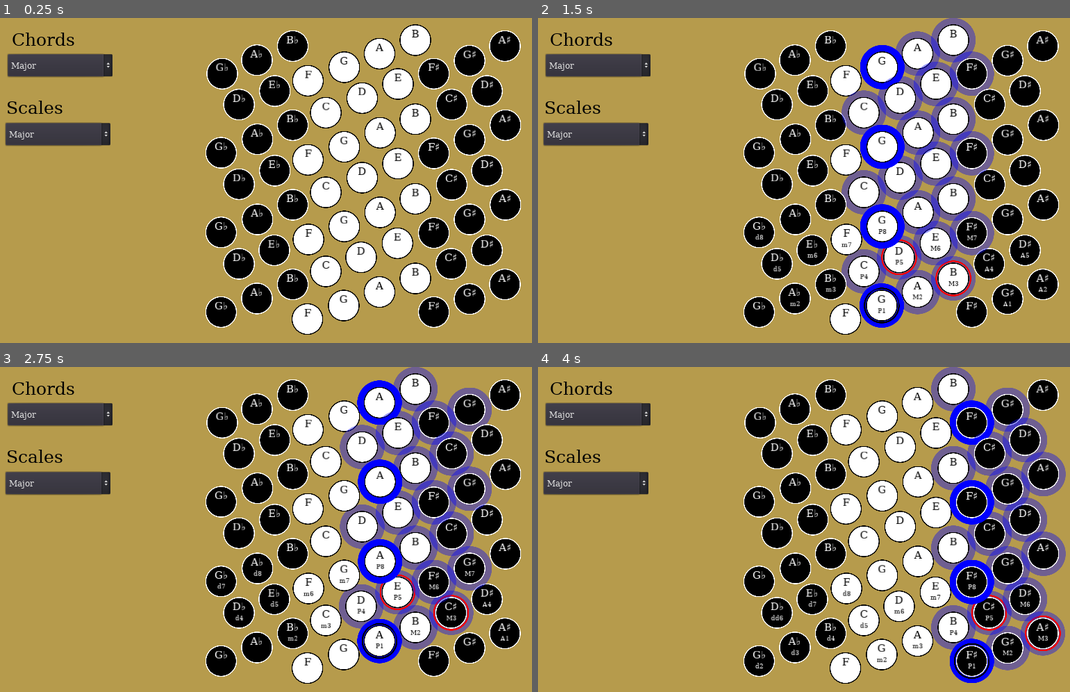
Above: before the commit, frames 1-4 (two rows, left to right).
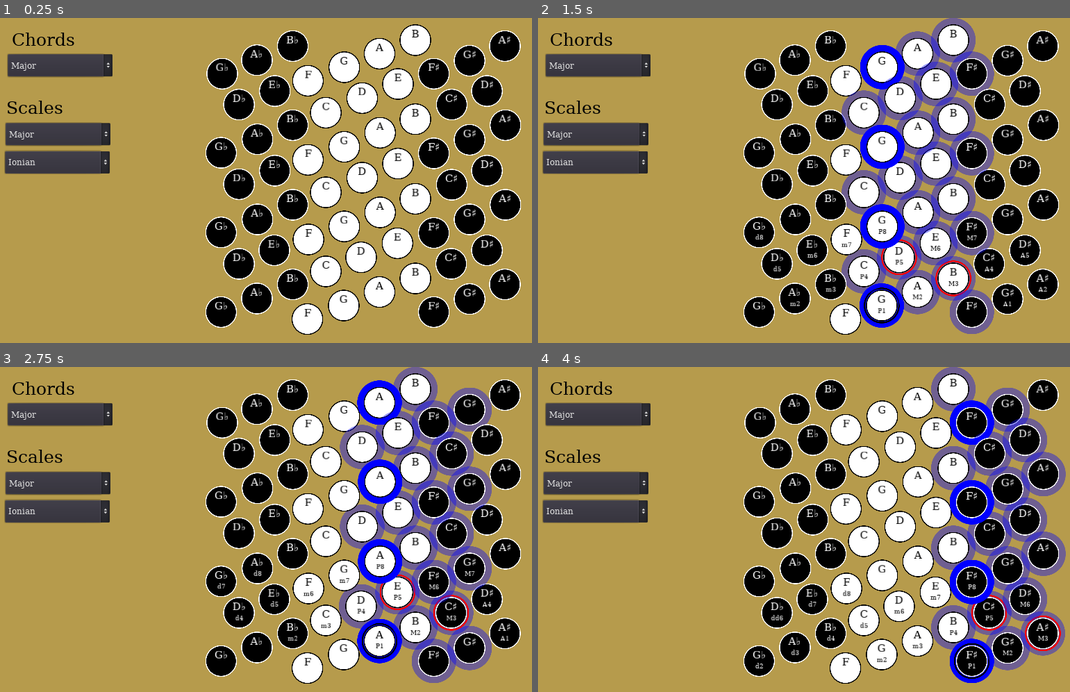
Above: after the commit, the same moments.

Repository: fkberthold/StrisoView
Game: Godot game, scene res://Main.tscn
Two runs of this game, one before a commit and one after it. Both use one fixed random seed, a clock stepped at 60 frames per second and the inputs below.
Inputs:
- Up to frame 1 (0.25 s): no input
- Up to frame 2 (1.5 s): click "F" at 0.5 s; click "G" at 1.25 s
- Up to frame 3 (2.75 s): click "A" at 2 s
- Up to frame 4 (4 s): click "B" at 2.75 s; click "F♯" at 3.5 s

The runs differ from the first frame. In frame 1, 1.5% of the frame differs, in the area x 0-21%, y 40-49%; in frame 2, 1.9%; in frame 3, 2.3%, in the area x 0-93%, y 40-98%; in frame 4, 1.5%.

Commit message:
Remaining scales added

Diff:
--- a/Main.gd
+++ b/Main.gd
@@ -4,6 +4,7 @@
 # Declare member variables here. Examples:
 # var a = 2
 # var b = "text"
+var scale_names = []
 
 func set_chords():
 	$Chords/ChordsList.add_item("Major")
@@ -14,11 +15,15 @@
 	$Chords/ChordsList.add_item("Suspended 2nd")
 
 func set_scales():
-	$Scales/ScalesList.add_item("Major")
-	$Scales/ScalesList.add_item("Minor")
+	for scale in $SBoard.scales:
+		scale_names.append(scale)
+		$Scales/ScalesList.add_item(scale)
+
+
 
 func set_modes():
-	pass
+	for mode in $SBoard.modes:
+		$Scales/ModesList.add_item(mode)
 
 # Called when the node enters the scene tree for the first time.
 func _ready():
@@ -27,11 +32,16 @@
 	set_modes()
 
 
-
 func _on_Chords_item_selected(index):
 	var chord_names = ["major","augmented","minor", "diminished", "sus4", "sus2"]
 	$SBoard.set_chord(chord_names[index], true)
 
 func _on_ScalesList_item_selected(index):
-	var scale_names = ["Major", "Minor"]
 	$SBoard.set_music_scale(scale_names[index])
+	if scale_names[index] == "Major":
+		$Scales/ModesList.visible = true
+	else:
+		$Scales/ModesList.visible = false
+
+func _on_ModesList_item_selected(index):
+	$SBoard.set_music_mode(index)
--- a/Main.tscn
+++ b/Main.tscn
@@ -92,7 +92,6 @@
 }
 
 [node name="ModesList" type="OptionButton" parent="Scales"]
-visible = false
 margin_left = 6.02638
 margin_top = 106.385
 margin_right = 199.026
@@ -131,5 +130,6 @@
 }
 [connection signal="item_selected" from="Chords/ChordsList" to="." method="_on_Chords_item_selected"]
 [connection signal="item_selected" from="Scales/ScalesList" to="." method="_on_ScalesList_item_selected"]
+[connection signal="item_selected" from="Scales/ModesList" to="." method="_on_ModesList_item_selected"]
 [connection signal="toggled" from="chkSound" to="SBoard" method="_on_chkSound_toggled"]
 [connection signal="toggled" from="chkLock" to="SBoard" method="_on_chkLock_toggled"]
--- a/Scenes/SBoard.gd
+++ b/Scenes/SBoard.gd
@@ -2,8 +2,17 @@
 
 var sel_button = null
 const scales = {"Major":["P1", "M2", "M3", "P4", "P5", "M6", "M7"],
-				"Minor":["P1", "M2", "m3", "P4", "P5", "m6", "m7"]}
+				"Natural Minor": ["P1", "M2", "m3", "P4", "P5", "m6", "m7"],
+				"Harmonic Minor": ["P1", "M2", "m3", "P4", "P5", "m6", "M7"],
+				"Harmonic Major":["P1","M2","M3","P4","P5","m6","M7"],
+				"Double Harmonic":["P1","m2","M3","P4","P5","m6","M7"],
+				"Hungarian Minor":["P1","M2","m3","A4","P5","m6","M7"],
+				"Major Pentatonic":["P1","M2","M3","P5","M6"],
+				"Minor Pentatonic":["P1","m3","P4","P5","m7"],
+				"Six-Note Blues":["P1", "m3","P4","A4","P5","m7"]}
+const modes = ["Ionian", "Dorian", "Phrygian", "Lydian", "Mixolydian", "Aeolian", "Locrian"]
 var sel_scale = "Major"
+var sel_mode = 0
 
 # Declare member variables here. Examples:
 # var a = 2
@@ -28,6 +37,7 @@
 
 	var cur_note_name
 	var base_coords = []
+	var least_coord = [INF, INF]
 
 	if sel_button:
 		cur_note_name = sel_button.get_node("Note").text
@@ -35,11 +45,28 @@
 	for button in self.get_children():
 		button.button_selected(null, null, null, null)
 		button.hide_scale()
+
+	if not sel_button:
+		return
+
 	for button in self.get_children():
 		button.button_selected(degree, note_name, row, col)
 		if(cur_note_name == button.get_node("Note").text):
-			button.show_root()
+			if button.row < least_coord[0]:
+				least_coord = [button.row, button.col]
 			base_coords.append([button.row, button.col])
+
+	var p8 = [2,1]
+	var below_least_coord = [least_coord[0] - p8[0], least_coord[1] - p8[1]]
+	base_coords.append(below_least_coord)
+	var base_interval
+
+	if sel_scale == "Major":
+		base_interval = scales[sel_scale][sel_mode]
+	else:
+		base_interval = scales[sel_scale][0]
+
+
 
 	for button in self.get_children():
 		var b_row = button.row
@@ -47,10 +74,10 @@
 		var mod_coords = []
 		for base_coord in base_coords:
 			var mod_coord = [b_row - base_coord[0], b_col - base_coord[1]]
-			if mod_coord == [0,0]:
+			var interval = button.relative_int.get(mod_coord)
+			if interval == base_interval:
 				button.show_root()
 				break
-			var interval = button.relative_int.get(mod_coord)
 			if interval in scales[sel_scale]:
 				button.show_scale()
 				break
@@ -62,14 +89,18 @@
 			button.chord_vis = chord
 		else:
 			button.chord_vis = null
+	if sel_button:
+		button_selected(sel_button, sel_button.full_degree, sel_button.get_node("Note").text, sel_button.row, sel_button.col)
 
 func set_music_scale(scale):
 	sel_scale = scale
+	if sel_button:
+		button_selected(sel_button, sel_button.full_degree, sel_button.get_node("Note").text, sel_button.row, sel_button.col)
 
-func display_scale(scale):
-	for button in self.get_children():
-		pass
-
+func set_music_mode(mode_index):
+	sel_mode = mode_index
+	if sel_button:
+		button_selected(sel_button, sel_button.full_degree, sel_button.get_node("Note").text, sel_button.row, sel_button.col)
 
 func _on_chkSound_toggled(button_pressed):
 	for button in self.get_children():
--- a/project.godot
+++ b/project.godot
@@ -21,6 +21,7 @@
 
 [display]
 
+window/dpi/allow_hidpi=true
 window/stretch/mode="2d"
 window/stretch/aspect="keep"
 
Not shown, changed: striso_explore.pck
